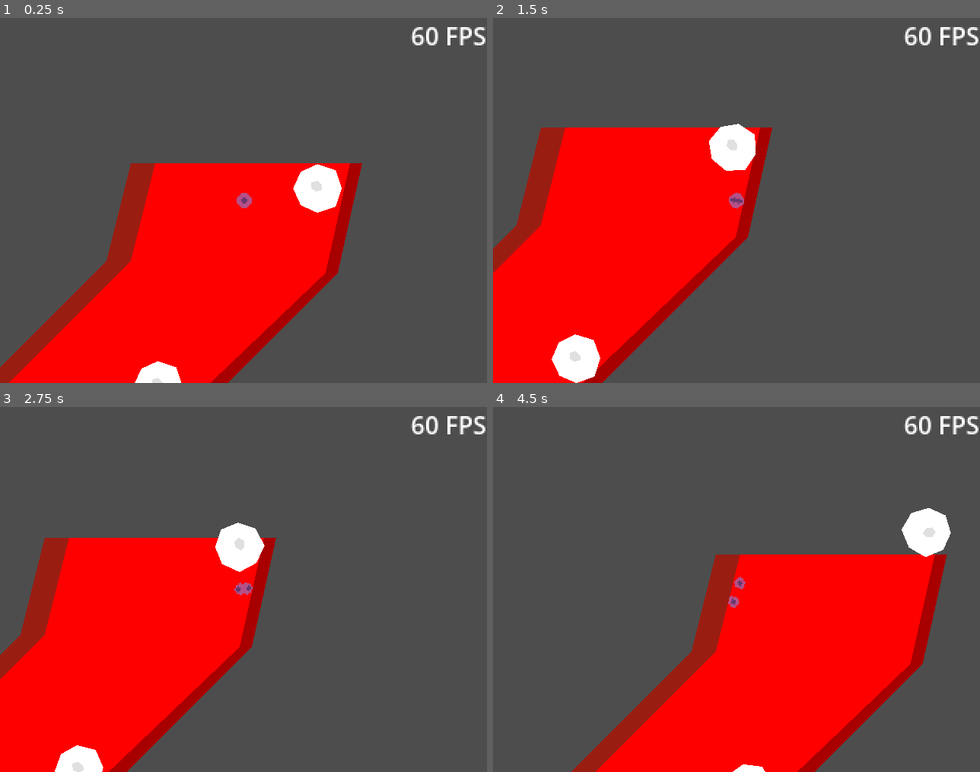
Above: before the commit, frames 1-4 (two rows, left to right).
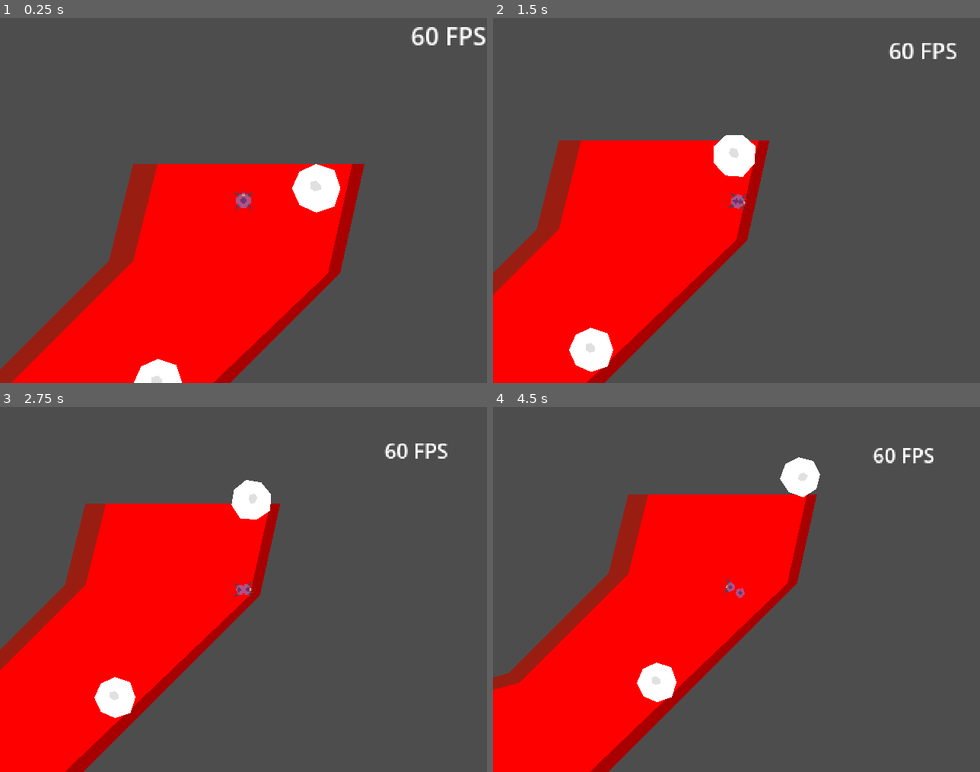
Above: after the commit, the same moments.

Repository: BertrandBordage/Bloody-Sarcoma
Game: Godot game, scene res://level_0.tscn
The game is run twice, just before and just after one commit, with the same random seed, the same clock (stepped at 60 frames per second) and the same inputs.
Inputs (mouse positions are in pixels of both pictures, inside the frame that each line leads up to):
- Up to frame 1 (0.25 s): no input
- Up to frame 2 (1.5 s): tap Enter (ui_accept) at 0.5, 0.77 s; move the mouse to (843, 182) at 0.52 s; hold Right (ui_right) 0.53-1.25 s; click (843, 182) at 0.67 s; drag from (639, 218) to (712, 273) at 1.27 s
- Up to frame 3 (2.75 s): move the mouse to (292, 509) at 2.02 s; hold Right (ui_right) from 2.03 s (still down)
- Up to frame 4 (4.5 s): release Right (ui_right) at 2.75 s; drag from (712, 662) to (590, 534) at 2.77 s; move the mouse to (882, 644) at 3.52 s; hold Left (ui_left) 3.53-4.25 s; tap Enter (ui_accept) at 3.77 s; drag from (590, 534) to (663, 498) at 4.27 s

The runs differ from the first frame. In frame 1, 1.5% of the frame differs, in the area x 0-75%, y 39-100%; in frame 2, 7.2%; in frame 3, 14%; in frame 4, 52%, in the area x 0-100%, y 2-100%.

Commit message:
Makes cells rotate and animate based on their individual movement.

Diff:
--- a/CellCluster.gd
+++ b/CellCluster.gd
@@ -1,8 +1,10 @@
 extends Node2D
 
 
-const COHESION: float = 100.0
+const COHESION: float = 1.0
 const MOVEMENT_SMOOTHING: float = 0.1  # 0 < and < 1.
+const ROTATION_SMOOTHING: float = 0.99  # 0 < and < 1.
+const TORQUE_STRENGTH: float = 500.0
 
 
 @export var cell_scene: PackedScene
@@ -10,6 +12,7 @@
 @onready var cells: Array[RigidBody2D] = [first_cell]
 @onready var smoothed_position: Vector2 = position
 var movement_force: Vector2 = Vector2.ZERO
+var look_at: Vector2 = Vector2.UP
 
 
 func avg(values: Array):
@@ -48,26 +51,17 @@
     first_cell.animation = "Idle"
 
 
-func set_cells_animation():
-    var defaultAnimation: String
-    if movement_force == Vector2.ZERO:
-        defaultAnimation = "Idle"
-    elif abs(movement_force.y) >= abs(movement_force.x):
-        defaultAnimation = "Forward" if movement_force.y > 0 else "Backwards"
-    else:
-        defaultAnimation = "Right" if movement_force.x > 0 else "Left"
-    for cell in cells:
-        if cell.animation in ["Idle", "Forward", "Backwards", "Left", "Right"]:
-            cell.animation = defaultAnimation
-
-
-func _process(delta):
-    set_cells_animation()
-
-
-func _physics_process(delta):
+func _physics_process(_delta):
     smoothed_position = get_exponential_moving_average_position()
     var average_position = get_cells_average_position()
+    var look_at_angle = 0 if look_at == Vector2.ZERO else look_at.angle() + PI / 2
     for cell in cells:
-        cell.apply_force(movement_force)
-        cell.apply_force(COHESION * (average_position - (position + cell.position)))
+        var total_movement = movement_force + COHESION * (average_position - (position + cell.position))
+        cell.apply_force(total_movement)
+        cell.set_animation_for_movement(total_movement)
+        cell.apply_torque(
+            ROTATION_SMOOTHING * cell.constant_torque
+            + (1.0 - ROTATION_SMOOTHING) * TORQUE_STRENGTH * (
+                Vector2.RIGHT.rotated(cell.rotation).dot(look_at)
+            )
+        )
--- a/PlayableCellCluster.gd
+++ b/PlayableCellCluster.gd
@@ -1,7 +1,12 @@
 extends Node2D
 
 
-const ACCELERATION = 500.0
+const ACCELERATION = 1.0
+const ZOOM_SMOOTHING = 0.995  # 0 < and < 1.
+const MIN_ZOOM = Vector2(1.0, 1.0)
+const MAX_ZOOM = Vector2(3.0, 3.0)
+@onready var initial_zoom = %Camera2D.zoom
+@onready var smoothed_zoom: Vector2 = initial_zoom
 
 
 func _physics_process(_delta):
@@ -9,4 +14,13 @@
         %CellCluster.add_cell()
     var direction = Input.get_vector("ui_left", "ui_right", "ui_up", "ui_down")
     %CellCluster.movement_force = ACCELERATION * direction
-    %Camera2D.position = %CellCluster.smoothed_position
+    var smoothed_position = %CellCluster.smoothed_position
+    if direction != Vector2.ZERO:
+        %CellCluster.look_at = direction
+    %Camera2D.position = smoothed_position
+    smoothed_zoom = (
+        ZOOM_SMOOTHING * smoothed_zoom
+        + (1.0 - ZOOM_SMOOTHING) * (
+            initial_zoom / (1.0 + %CellCluster.movement_force.length())).clamp(MIN_ZOOM, MAX_ZOOM)
+    )
+    %Camera2D.zoom = smoothed_zoom
--- a/autoload/Heartbeat.gd
+++ b/autoload/Heartbeat.gd
@@ -7,9 +7,9 @@
 
 func start():
     var pulse_tween = create_tween().set_loops()
-    pulse_tween.tween_property(self, "blood_pressure", 400, 0.25 / beats_per_second)
+    pulse_tween.tween_property(self, "blood_pressure", 1, 0.25 / beats_per_second)
     pulse_tween.tween_property(self, "blood_pressure", 0, 0.3125 / beats_per_second)
-    pulse_tween.tween_property(self, "blood_pressure", 100, 0.1875 / beats_per_second)
+    pulse_tween.tween_property(self, "blood_pressure", 0.25, 0.1875 / beats_per_second)
     pulse_tween.tween_property(self, "blood_pressure", 0, 0.5 / beats_per_second)
     var beats_speed_tween = create_tween().set_loops()
     beats_speed_tween.tween_property(self, "beats_per_second", 0.8, 20)
--- a/cell.gd
+++ b/cell.gd
@@ -46,6 +46,23 @@
     animation = animation
 
 
+func set_animation_for_movement(movement: Vector2) -> void:
+    if animation in ["Idle", "Forward", "Backwards", "Left", "Right"]:
+        var relative_movement = movement.rotated(-rotation)
+        if relative_movement == Vector2.ZERO:
+            animation = "Idle"
+        else:
+            var angle = relative_movement.angle()
+            if angle > -PI / 4 and angle <= PI / 4:
+                animation = "Right"
+            elif angle > PI / 4 and angle <= 3 * PI / 4:
+                animation = "Backwards"
+            elif angle > 3 * PI / 4 or angle < -3 * PI / 4:
+                animation = "Left"
+            else:
+                animation = "Forward"
+
+
 func can_perform_mitosis():
     return not separating and not growing
 
--- a/cell.tscn
+++ b/cell.tscn
@@ -8,6 +8,10 @@
 [ext_resource type="Texture2D" uid="uid://cns3y6scanyk4" path="res://sprites/sarcoma-cell.mouth.png" id="4_716yp"]
 [ext_resource type="Texture2D" uid="uid://baf0su4m37k4e" path="res://sprites/sarcoma-cell.bottom-flow-control.png" id="4_qeskb"]
 [ext_resource type="Texture2D" uid="uid://diy5ievb8rif" path="res://sprites/sarcoma-cell.top-flow-control.png" id="5_4h60p"]
+
+[sub_resource type="PhysicsMaterial" id="PhysicsMaterial_x0u02"]
+friction = 0.01
+bounce = 0.1
 
 [sub_resource type="Animation" id="Animation_anod3"]
 length = 1.8
@@ -1842,6 +1846,8 @@
 height = 10.0
 
 [node name="Cell" type="RigidBody2D"]
+mass = 0.01
+physics_material_override = SubResource("PhysicsMaterial_x0u02")
 script = ExtResource("1_onwjd")
 
 [node name="AnimationPlayer" type="AnimationPlayer" parent="."]
@@ -1854,13 +1860,13 @@
 [node name="Cell" type="Sprite2D" parent="."]
 texture = ExtResource("1_egcbd")
 region_enabled = true
-region_rect = Rect2(24, 0, 10, 10)
+region_rect = Rect2(24, 30, 12, 8)
 
 [node name="Light" type="Sprite2D" parent="."]
 unique_name_in_owner = true
 visible = false
 texture = ExtResource("2_dtvq6")
-offset = Vector2(0, -3.5)
+offset = Vector2(0, -2.5)
 region_enabled = true
 region_rect = Rect2(4, 0, 2, 1)
 
@@ -1868,7 +1874,7 @@
 unique_name_in_owner = true
 visible = false
 texture = ExtResource("4_716yp")
-offset = Vector2(0, -5)
+offset = Vector2(0, -4)
 region_enabled = true
 region_rect = Rect2(0, 0, 6, 2)
 
@@ -1876,33 +1882,33 @@
 unique_name_in_owner = true
 visible = false
 texture = ExtResource("5_4h60p")
-offset = Vector2(0, -3)
+offset = Vector2(0, -2)
 region_enabled = true
-region_rect = Rect2(10, 0, 8, 2)
+region_rect = Rect2(0, 0, 10, 2)
 
 [node name="BottomFlowControl" type="Sprite2D" parent="."]
 unique_name_in_owner = true
 visible = false
 texture = ExtResource("4_qeskb")
-offset = Vector2(0, 3)
+offset = Vector2(0, 2)
 region_enabled = true
-region_rect = Rect2(10, 0, 8, 2)
+region_rect = Rect2(0, 0, 10, 2)
 
 [node name="TopFlagellum" type="Sprite2D" parent="."]
 unique_name_in_owner = true
 visible = false
 texture = ExtResource("3_m68hu")
-offset = Vector2(0, -4)
+offset = Vector2(0, -3)
 region_enabled = true
-region_rect = Rect2(9, 9, 12, 2)
+region_rect = Rect2(46, 6, 14, 2)
 
 [node name="BottomFlagellum" type="Sprite2D" parent="."]
 unique_name_in_owner = true
 visible = false
 texture = ExtResource("2_hifam")
-offset = Vector2(0, 4.5)
+offset = Vector2(0, 3.5)
 region_enabled = true
-region_rect = Rect2(16, 6, 10, 3)
+region_rect = Rect2(44, 0, 12, 3)
 
 [node name="CollisionShape2D" type="CollisionShape2D" parent="."]
 shape = SubResource("CapsuleShape2D_30hdq")
--- a/cell_cluster.tscn
+++ b/cell_cluster.tscn
@@ -9,5 +9,10 @@
 
 [node name="FirstCell" parent="." instance=ExtResource("2_mwtwv")]
 unique_name_in_owner = true
+has_light = true
+has_mouth = true
+has_flow_control = true
+has_top_flagellum = true
+has_bottom_flagellum = true
 
 [connection signal="sibling_created" from="FirstCell" to="." method="on_cell_created"]
--- a/lymphocyte.tscn
+++ b/lymphocyte.tscn
@@ -4,6 +4,7 @@
 radius = 15.0
 
 [node name="Lymphocyte" type="RigidBody2D"]
+mass = 0.02
 
 [node name="Polygon2D" type="Polygon2D" parent="."]
 polygon = PackedVector2Array(0, -16, -11, -11, -16, 0, -11, 11, 0, 16, 12, 12, 16, 0, 12, -12)
Not shown: 1 places in cell.tscn that only renumber resources
